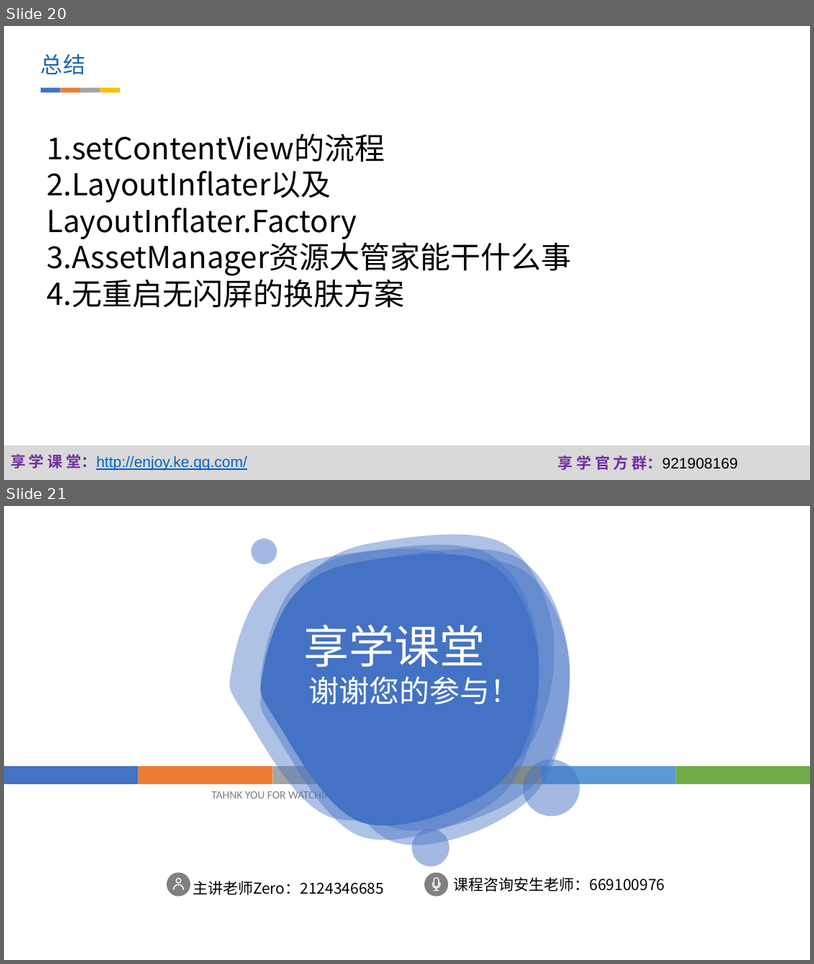
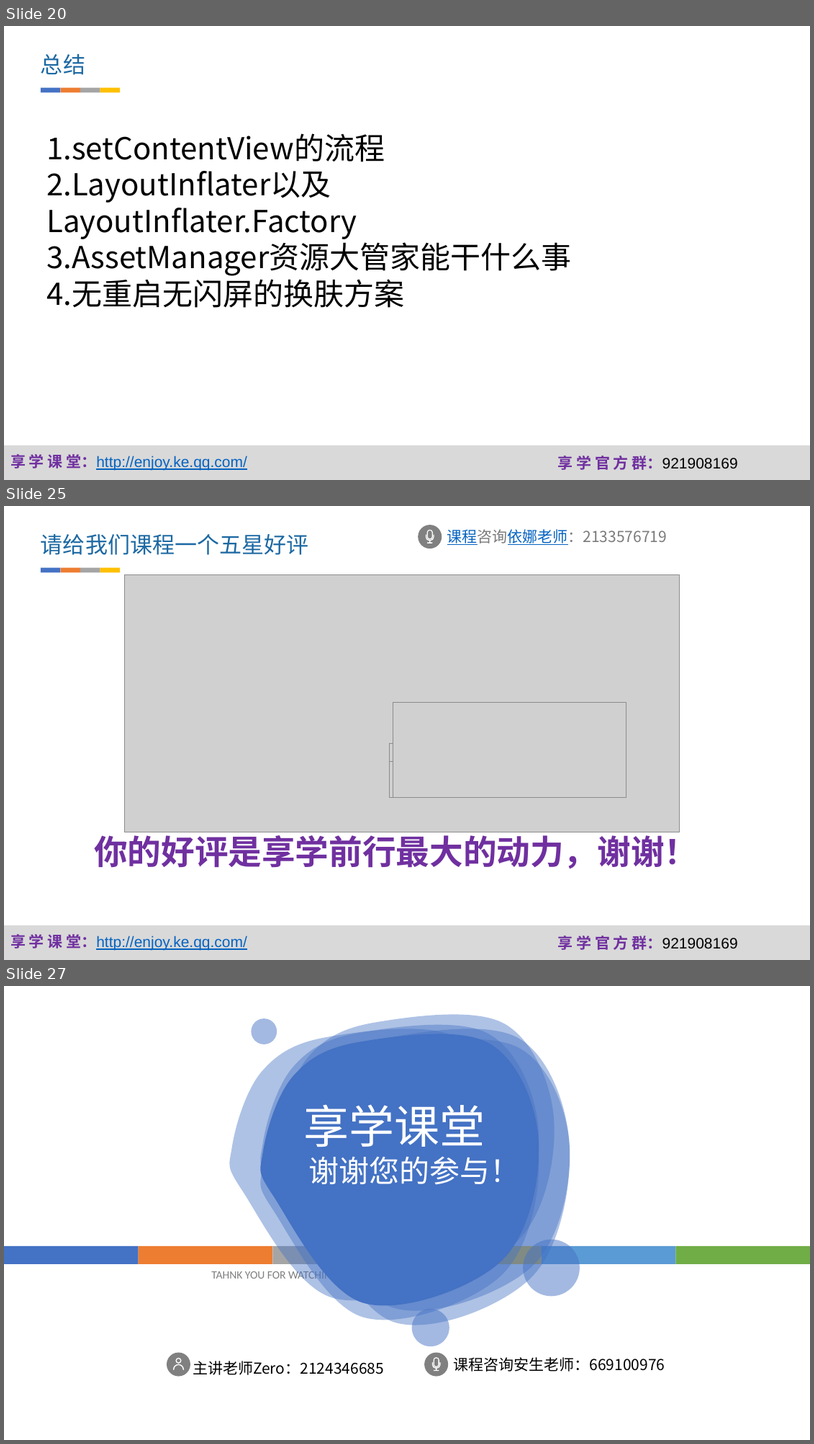
Before and after one commit to fanzhangvip/xiangxue, a slide deck: pre/跟着源码学换肤.pptx. Shown one above the other, each under a label of ours: slides 20 and 21 before the commit, slides 20, 25 and 27 after it; the slides between them are not shown. The pictures are 814x964 and 814x1444 pixels, drawn with LibreOffice and Linux fonts; fonts in the diff are those of the drawing; grey boxes stand for pictures; background and template pictures are left out. Boxes give left, top, right and bottom in pixels: in the first picture for what was removed or moved away, otherwise in the second. Text is boxed around its words. In the diff, an @@ line names an element or a change of style, - is before the commit and + after.

```diff
--- a/pre/跟着源码学换肤.pptx
+++ b/pre/跟着源码学换肤.pptx
@@ slide 25 added at <box>4,506,810,960</box>, background #FFFFFF; not listed: 3 template elements that a slide beside it also shows @@
@@ text added at <box>41,534,309,555</box>, 26.6 pt, text #1D69A3 @@
+请给我们课程一个五星好评
@@ group added at <box>419,525,667,548</box>: 2 freeform shapes, 1 ellipse, 1 text @@
+课程咨询依娜老师：2133576719
@@ group added at <box>41,568,120,572</box>: 4 rectangles @@
@@ group added at <box>124,574,680,831</box>: 5 pictures @@
@@ text added at <box>94,830,698,869</box>, 40 pt, text #7030A0, bold @@
+你的好评是享学前行最大的动力，谢谢！
@@ what was slide 21 is now slide 27 @@
```
Also in this commit, not shown: 6 slides changed, 5 other slides added, 17 other files.
